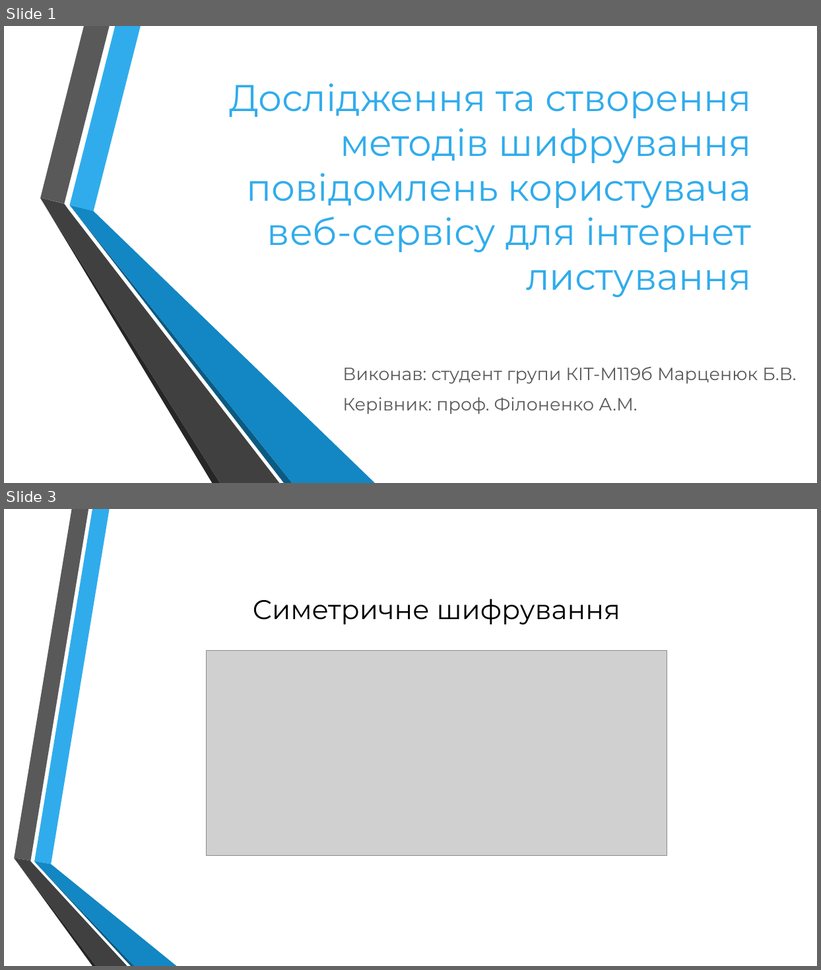
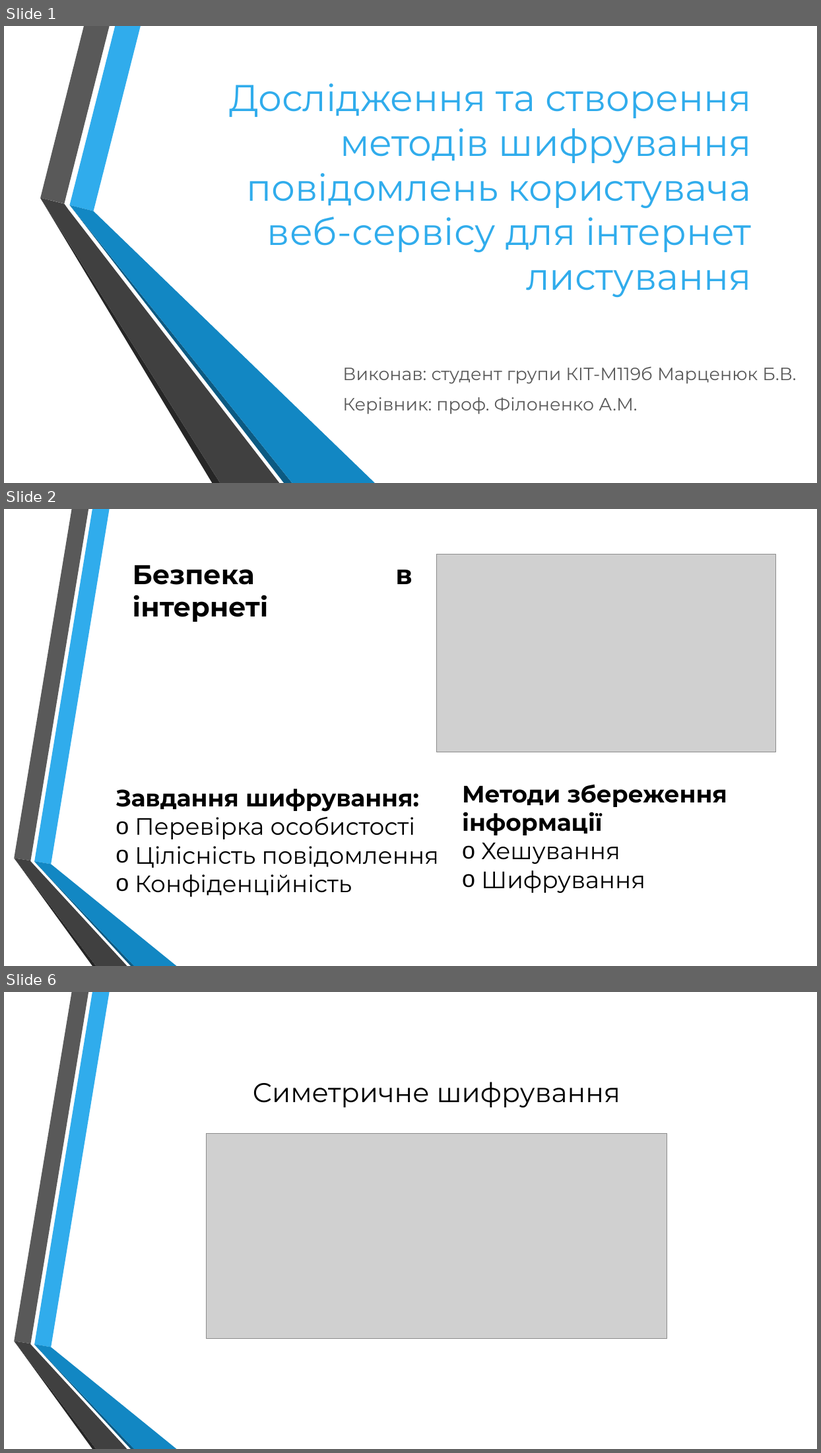
Before and after one commit to martseniukbohdan/diplom, a slide deck: ____Презентации/Марценюк.pptx. Shown one above the other, each under a label of ours: slides 1 and 3 before the commit, slides 1, 2 and 6 after it; the slides between them are not shown. The pictures are 821x970 and 821x1453 pixels, drawn with LibreOffice and Linux fonts; fonts in the diff are those of the drawing; grey boxes stand for pictures; background and template pictures are left out. Boxes give left, top, right and bottom in pixels: in the first picture for what was removed or moved away, otherwise in the second. Text is boxed around its words. In the diff, an @@ line names an element or a change of style, - is before the commit and + after.

```diff
--- a/____Презентации/Марценюк.pptx
+++ b/____Презентации/Марценюк.pptx
@@ slide 2 added at box(4, 509, 817, 966), background picture (left out); not listed: 6 template elements that a slide beside it also shows @@
@@ text added at box(133, 565, 413, 585), 32 pt, text #000000, bold @@
+Безпека в інтернеті
@@ picture added at box(436, 554, 776, 753) @@
@@ text added at box(462, 784, 727, 893), 28 pt, text #000000, bold @@
+Методи збереження інформації
+o Хешування
+o Шифрування
@@ text added at box(116, 789, 439, 897), 28 pt, text #000000 @@
+Завдання шифрування:
+o Перевірка особистості
+o Цілісність повідомлення
+o Конфіденційність
@@ what was slide 3 is now slide 6 @@
```
Also in this commit, not shown: 3 slides changed, 7 other slides added, 8 slides removed, 48 other files.
